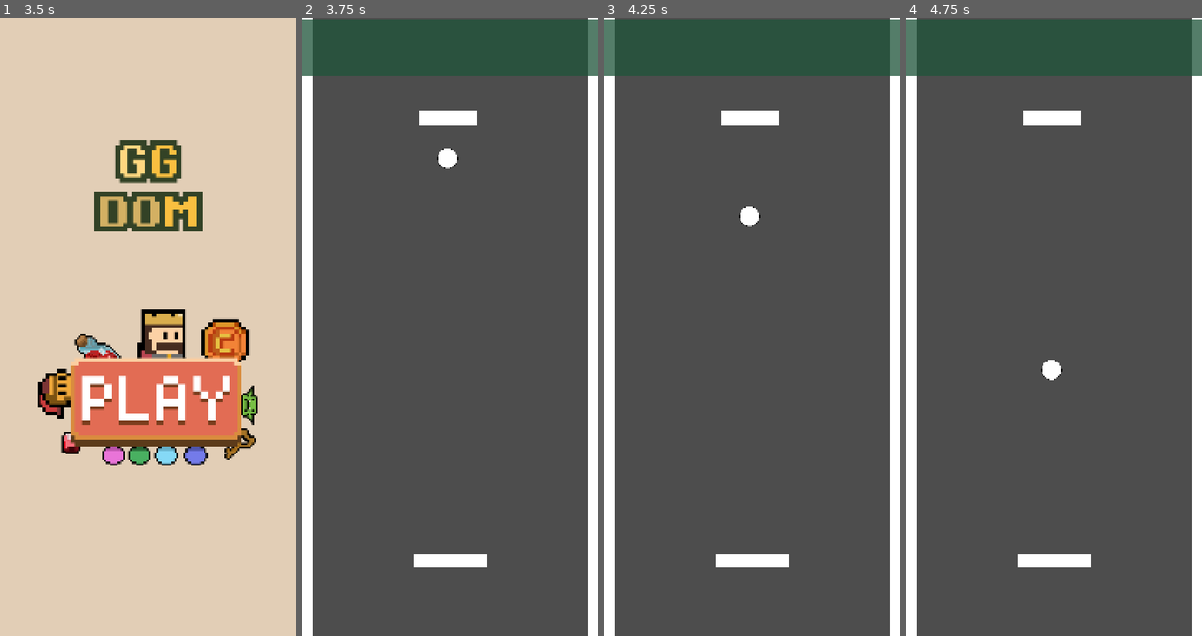
Above: before the commit, frames 1-4 (left to right).
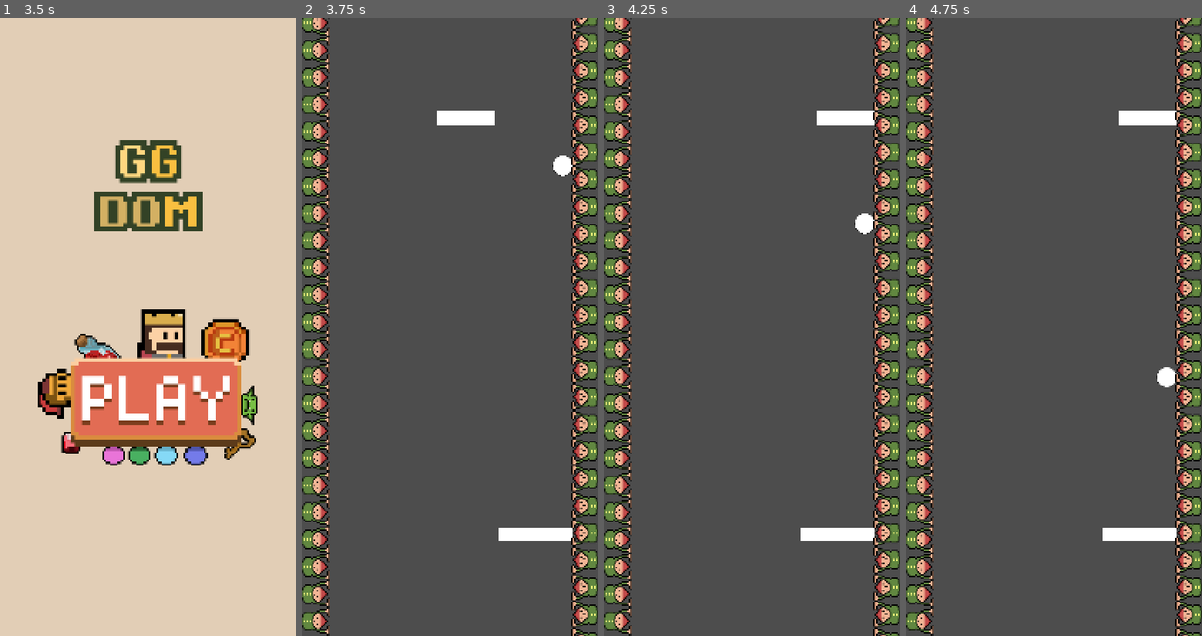
Above: after the commit, the same moments.

Repository: edseguu/gameRandom
Game: Godot game, scene res://start.tscn
The game is run twice, just before and just after one commit, with the same random seed, the same clock (stepped at 60 frames per second) and the same inputs.
Inputs (mouse positions are in pixels of both pictures, inside the frame that each line leads up to):
- Up to frame 1 (3.5 s): move the mouse to (213, 296) at 0.52 s; click (213, 296) at 0.67 s; drag from (88, 357) to (133, 450) at 1.27 s; move the mouse to (177, 191) at 2.02 s; click (177, 191) at 2.17 s; drag from (133, 450) to (59, 234) at 2.77 s
- Up to frame 2 (3.75 s): move the mouse to (538, 419) at 3.52 s; click (538, 419) at 3.67 s
- Up to frame 3 (4.25 s): no input
- Up to frame 4 (4.75 s): drag from (965, 234) to (1054, 48) at 4.27 s

Frame 1 is identical in both runs. In frame 2, 25% of the frame differs, in the area x 0-100%, y 0-100%; in frame 3, 25%; in frame 4, 25%.

Commit message:
[ping-pong] Añade texturas de wall y lógica

Diff:
--- a/PingPong/enemy.gd
+++ b/PingPong/enemy.gd
@@ -2,7 +2,7 @@
 extends CharacterBody2D
 
 var contador_enemy = 0
-var velocidad_movimiento = 820.0
+var velocidad_movimiento = 900.0
 
 @onready var pelota = $"../Pelota"
 
--- a/PingPong/pelota.gd
+++ b/PingPong/pelota.gd
@@ -1,6 +1,8 @@
 extends RigidBody2D
-const FUERZA_IMPULSO_JUGADOR = 1900.0
-
+const FUERZA_IMPULSO_JUGADOR = 2200.0
+@onready var spriteParedDerecha = $"../RigidParedDerecha/ParedDerecha/Sprite2D"
+var textura_normal = preload("res://assets/ping_pong/wall.png")
+var textura_estado = preload("res://assets/ping_pong/wallState.png")
 
 func _ready() -> void:
 	# Le damos un impulso inicial aleatorio para que empiece a moverse.
@@ -14,13 +16,14 @@
 
 
 func _on_body_entered(body: Node) -> void:
+
 	if body.name == "player":
 		var direccion_rebote = (self.global_position - body.global_position).normalized()
 
 		# --- LA PARTE MÁS IMPORTANTE ---
 		# Forzamos que la pelota SIEMPRE vaya hacia arriba para cumplir tu objetivo.
 		# Si el vector 'y' es positivo (apunta hacia abajo en Godot), lo hacemos negativo.
-		if direccion_rebote.y > -0.5: # Usamos -0.2 para evitar rebotes muy horizontales
+		if direccion_rebote.y > -0.2: # Usamos -0.2 para evitar rebotes muy horizontales
 			direccion_rebote.y = -abs(direccion_rebote.y)
 			if direccion_rebote.y > -1: # Si es casi horizontal, dale más fuerza vertical
 				direccion_rebote.y = -15
@@ -46,3 +49,16 @@
 		# la velocidad que tenía la pelota, asegurando un impulso consistente.
 		self.linear_velocity = direccion_rebote.normalized() * FUERZA_IMPULSO_JUGADOR
 		print("¡Impulso aplicado por el enemigo!")
+
+
+
+
+
+
+func _on_area_2d_pared_derecha_body_entered(body: Node2D) -> void:
+	spriteParedDerecha.texture = textura_estado
+
+
+
+func _on_area_2d_pared_derecha_body_exited(body: Node2D) -> void:
+	spriteParedDerecha.texture = textura_normal
--- a/ping_pong.tscn
+++ b/ping_pong.tscn
@@ -8,10 +8,11 @@
 [ext_resource type="Script" uid="uid://celr4qjbrv55d" path="res://PingPong/controll_ui_player.gd" id="5_k4svs"]
 [ext_resource type="Script" uid="uid://bd2oab7e2whb3" path="res://PingPong/enemy.gd" id="6_ubp5t"]
 [ext_resource type="Script" uid="uid://dae5pb6r51712" path="res://area_enemy.gd" id="8_1b3ln"]
+[ext_resource type="Texture2D" uid="uid://bbnq0stgqwa2r" path="res://assets/ping_pong/wall.png" id="8_70da3"]
 
 [sub_resource type="PhysicsMaterial" id="PhysicsMaterial_k4svs"]
 friction = 0.0
-bounce = 1.0
+bounce = 5.0
 
 [sub_resource type="CapsuleShape2D" id="CapsuleShape2D_xpy1r"]
 radius = 23.0
@@ -29,28 +30,29 @@
 [sub_resource type="CanvasTexture" id="CanvasTexture_4mbhn"]
 
 [sub_resource type="RectangleShape2D" id="RectangleShape2D_afl4s"]
-size = Vector2(148.343, 18.4734)
+size = Vector2(148.343, 54.1519)
 
 [sub_resource type="RectangleShape2D" id="RectangleShape2D_ubp5t"]
-size = Vector2(147.283, 12.9138)
+size = Vector2(147.283, 52.7633)
 
 [sub_resource type="RectangleShape2D" id="RectangleShape2D_4mbhn"]
-size = Vector2(24, 1504)
+size = Vector2(63, 1504)
 
-[sub_resource type="CanvasTexture" id="CanvasTexture_y4i01"]
+[sub_resource type="RectangleShape2D" id="RectangleShape2D_70da3"]
+size = Vector2(73.5, 1602.5)
 
 [sub_resource type="RectangleShape2D" id="RectangleShape2D_1b3ln"]
 size = Vector2(29.6835, 20)
 
-[sub_resource type="CanvasTexture" id="CanvasTexture_70da3"]
-
 [node name="PingPong" type="Node2D"]
 script = ExtResource("1_xpy1r")
+metadata/_edit_horizontal_guides_ = [1596.0]
 
 [node name="Pelota" type="RigidBody2D" parent="."]
-position = Vector2(353, 339)
+position = Vector2(636, 357)
 collision_layer = 2
 collision_mask = 5
+mass = 0.001
 physics_material_override = SubResource("PhysicsMaterial_k4svs")
 continuous_cd = 1
 contact_monitor = true
@@ -71,7 +73,7 @@
 shape = SubResource("CircleShape2D_yyq7h")
 
 [node name="player" type="CharacterBody2D" parent="."]
-position = Vector2(360, 1315)
+position = Vector2(576, 1253)
 scale = Vector2(0.724898, 0.4)
 collision_mask = 4
 script = ExtResource("3_4mbhn")
@@ -79,7 +81,6 @@
 [node name="CollisionShape2D" type="CollisionShape2D" parent="player"]
 position = Vector2(3.09944e-05, -3.0756e-05)
 rotation = 1.5708
-scale = Vector2(1, 1)
 shape = SubResource("CapsuleShape2D_1b3ln")
 
 [node name="Sprite2D" type="Sprite2D" parent="player"]
@@ -95,9 +96,9 @@
 anchor_top = 1.0
 anchor_right = 1.0
 anchor_bottom = 1.0
-offset_left = 24.0
+offset_left = 49.0
 offset_top = -669.0
-offset_right = -24.0
+offset_right = -70.0
 grow_horizontal = 2
 grow_vertical = 0
 texture = SubResource("CanvasTexture_4mbhn")
@@ -106,11 +107,11 @@
 [node name="Enemy" type="CharacterBody2D" parent="."]
 position = Vector2(352, 240)
 scale = Vector2(0.943761, 0.720197)
-collision_mask = 4
+collision_mask = 5
 script = ExtResource("6_ubp5t")
 
 [node name="CollisionShape2D" type="CollisionShape2D" parent="Enemy"]
-position = Vector2(1.05954, 4.16555)
+position = Vector2(1.05948, 4.8598)
 scale = Vector2(0.999999, 1)
 shape = SubResource("RectangleShape2D_afl4s")
 
@@ -123,30 +124,39 @@
 position = Vector2(0, 4.16553)
 
 [node name="CollisionShape2D" type="CollisionShape2D" parent="Enemy/Area2D"]
-position = Vector2(0.529816, 1.52588e-05)
+position = Vector2(0.529816, 3.05176e-05)
 scale = Vector2(0.999999, 1)
 shape = SubResource("RectangleShape2D_ubp5t")
 
-[node name="Walls" type="StaticBody2D" parent="."]
+[node name="RigidParedIzquierda" type="StaticBody2D" parent="."]
+position = Vector2(29, 796)
+rotation = -3.14159
 collision_layer = 4
 
-[node name="ParedIzquierda" type="CollisionShape2D" parent="Walls"]
-position = Vector2(12, 752)
+[node name="ParedIzquierda" type="CollisionShape2D" parent="RigidParedIzquierda"]
+position = Vector2(-3, 1.33276e-05)
 shape = SubResource("RectangleShape2D_4mbhn")
 
-[node name="Sprite2D" type="Sprite2D" parent="Walls/ParedIzquierda"]
-position = Vector2(4.76837e-07, 48)
-scale = Vector2(24, 1600)
-texture = SubResource("CanvasTexture_y4i01")
+[node name="Sprite2D" type="Sprite2D" parent="RigidParedIzquierda/ParedIzquierda"]
+rotation = -1.57079
+texture = ExtResource("8_70da3")
 
-[node name="ParedDerecha" type="CollisionShape2D" parent="Walls"]
-position = Vector2(708, 752)
+[node name="RigidParedDerecha" type="StaticBody2D" parent="."]
+collision_layer = 4
+
+[node name="ParedDerecha" type="CollisionShape2D" parent="RigidParedDerecha"]
+position = Vector2(688, 795)
 shape = SubResource("RectangleShape2D_4mbhn")
 
-[node name="Sprite2D" type="Sprite2D" parent="Walls/ParedDerecha"]
-position = Vector2(4.76837e-07, 48)
-scale = Vector2(24, 1600)
-texture = SubResource("CanvasTexture_y4i01")
+[node name="Sprite2D" type="Sprite2D" parent="RigidParedDerecha/ParedDerecha"]
+rotation = -1.57079
+texture = ExtResource("8_70da3")
+
+[node name="Area2DParedDerecha" type="Area2D" parent="RigidParedDerecha"]
+
+[node name="CollisionShape2D" type="CollisionShape2D" parent="RigidParedDerecha/Area2DParedDerecha"]
+position = Vector2(689.25, 802.75)
+shape = SubResource("RectangleShape2D_70da3")
 
 [node name="AreaEnemy" type="Area2D" parent="."]
 position = Vector2(360, 72)
@@ -160,13 +170,12 @@
 
 [node name="Sprite2D" type="Sprite2D" parent="AreaEnemy"]
 self_modulate = Color(0.12053, 0.328386, 0.227096, 0.760784)
-position = Vector2(4.76837e-07, -7.97212e-07)
-scale = Vector2(-29.6528, 20.1768)
-texture = SubResource("CanvasTexture_70da3")
+scale = Vector2(-0.0461726, 0.174439)
 
 [connection signal="body_entered" from="Pelota" to="Pelota" method="_on_body_entered"]
 [connection signal="body_entered" from="Pelota" to="Enemy" method="_on_pelota_body_entered"]
-[connection signal="body_entered" from="Pelota/PelotaArea2D" to="Pelota" method="_on_pelota_body_entered"]
 [connection signal="body_entered" from="Pelota/PelotaArea2D" to="Pelota/PelotaArea2D" method="_on_body_entered"]
 [connection signal="ready" from="player" to="player" method="_on_ready"]
+[connection signal="body_entered" from="RigidParedDerecha/Area2DParedDerecha" to="Pelota" method="_on_area_2d_pared_derecha_body_entered"]
+[connection signal="body_exited" from="RigidParedDerecha/Area2DParedDerecha" to="Pelota" method="_on_area_2d_pared_derecha_body_exited"]
 [connection signal="body_entered" from="AreaEnemy" to="AreaEnemy" method="_on_body_entered"]
Binary file added: assets/ping_pong/enemy.png
Not shown, added: assets/ping_pong/enemy.png.import
Binary file added: assets/ping_pong/wall.aseprite
Binary file added: assets/ping_pong/wall.png
Not shown, added: assets/ping_pong/wall.png.import
Binary file added: assets/ping_pong/wallState.png
Not shown, added: assets/ping_pong/wallState.png.import
